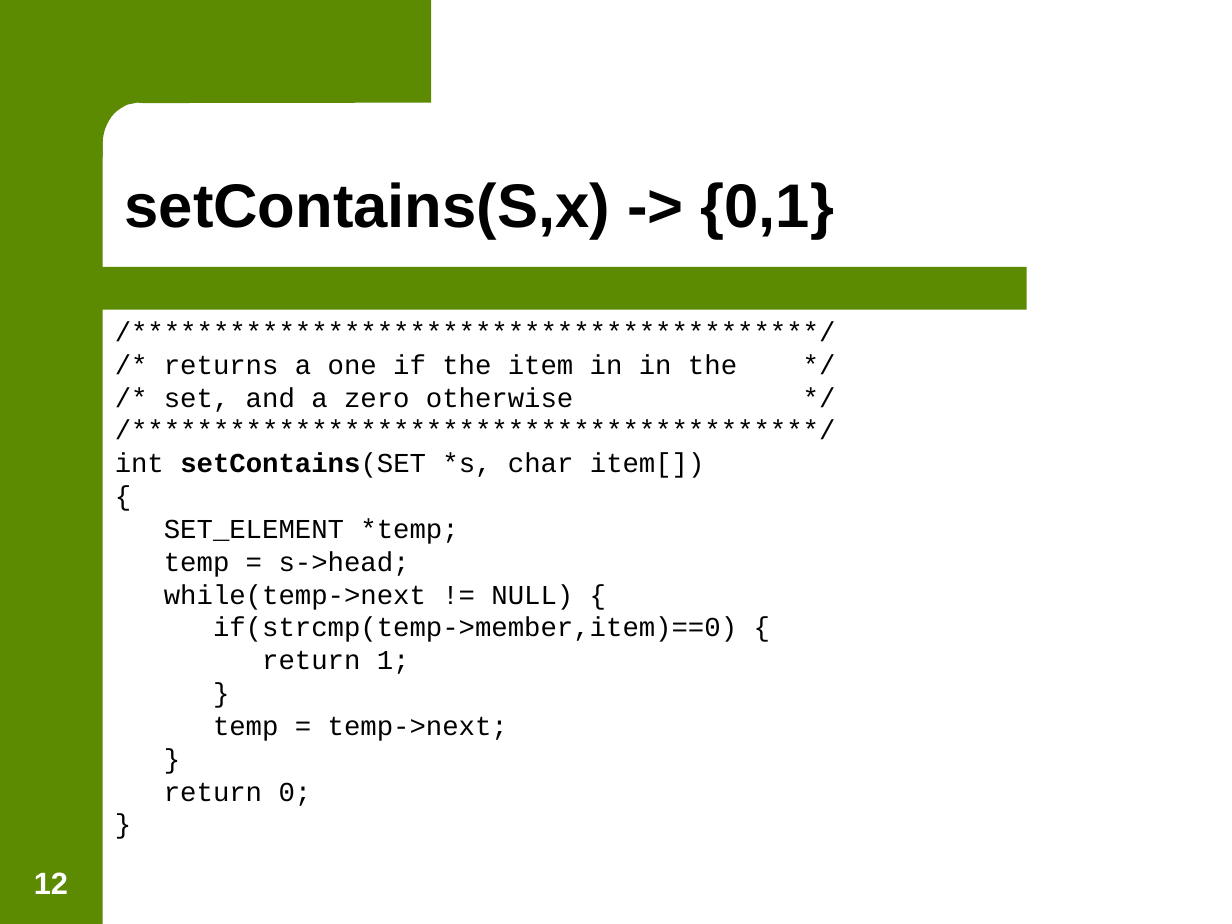
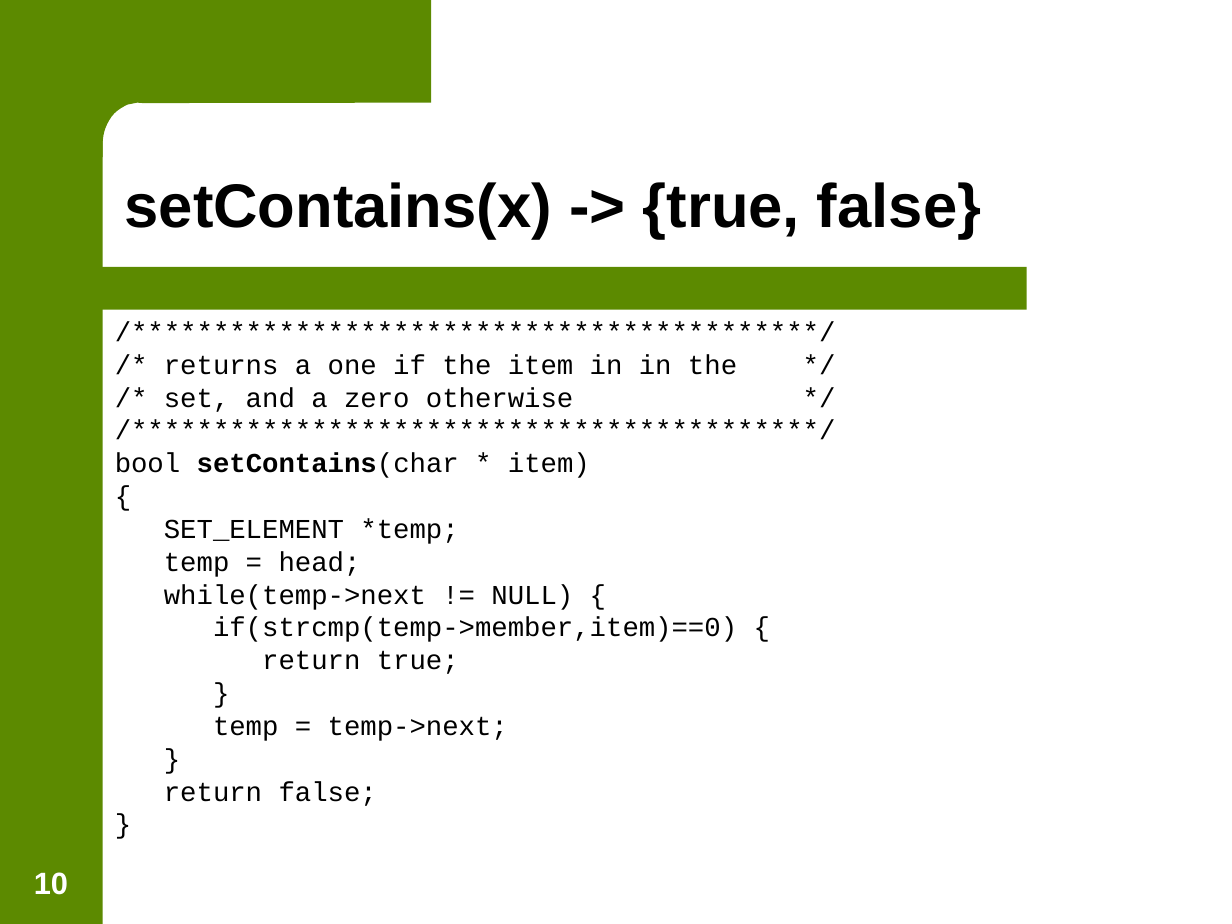
Before and after one commit to jasongraalum/NB_2018, a slide deck: slide 10 of Summer/Material/Lecture_Slides/Lecture 11 - Trees.ppt (slide 12 before the commit). Drawn at 1232x924 pixels with LibreOffice and Linux fonts; fonts in the diff are those of the drawing; background and template pictures are left out. Boxes give left, top, right and bottom in pixels: in the first picture for what was removed or moved away, otherwise in the second. Text is boxed around its words. In the diff, an @@ line names an element or a change of style, - is before the commit and + after.

```diff
--- a/Summer/Material/Lecture_Slides/Lecture 11 - Trees.ppt
+++ b/Summer/Material/Lecture_Slides/Lecture 11 - Trees.ppt
@@ text at <box>125,182,981,239</box>: text changed @@
-setContains(S,x) -> {0,1}
+setContains(x) -> {true, false}
@@ text at <box>115,453,590,478</box>: text changed @@
-int setContains(SET *s, char item[])
+bool setContains(char * item)
@@ text at <box>164,551,361,577</box>: text changed @@
-temp = s->head;
+temp = head;
@@ text at <box>262,650,459,674</box>: text changed @@
-return 1;
+return true;
@@ text at <box>164,781,377,806</box>: text changed @@
-return 0;
+return false;
@@ page number at <box>34,872,68,895</box>: text changed @@
-12
+10
```
Also in this commit, not shown: 9 other slides changed, 2 slides removed, 11 other files.
